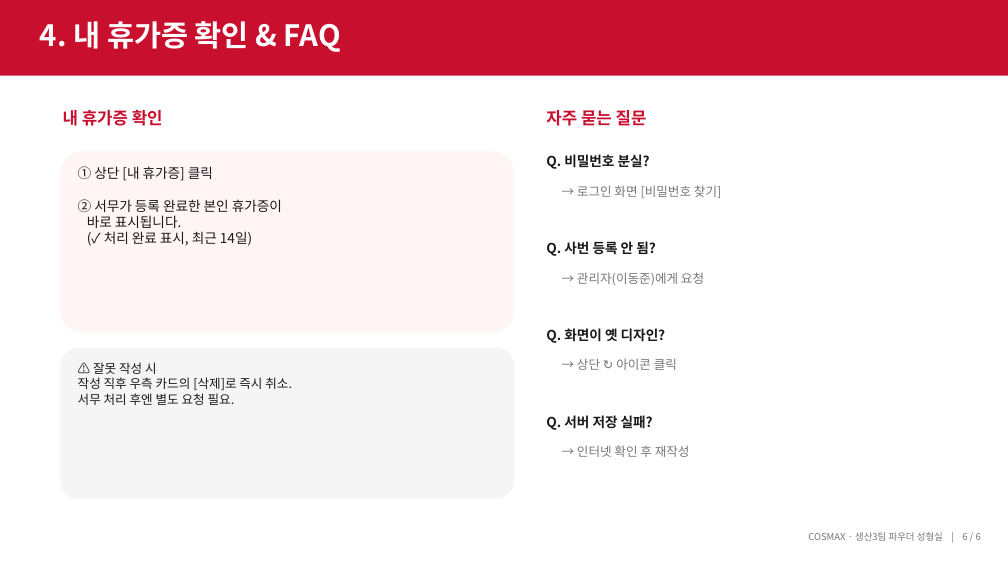
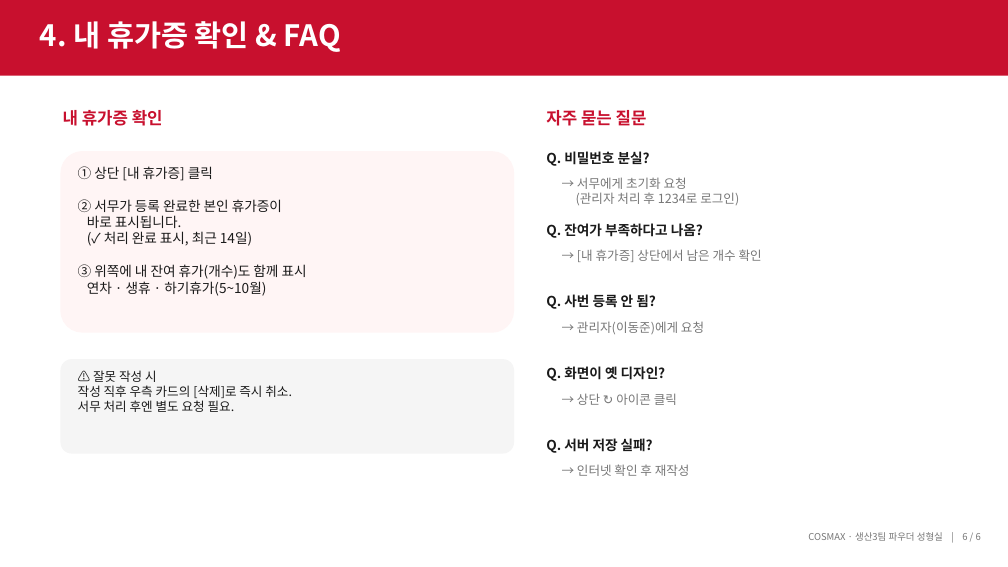
Before and after one commit to djlee-cosmax/Vacation-Permit-Auto-System, a slide deck: slide 6 of docs/휴가증 자동 반영 프로그램 안내 (작업자용).pptx. Drawn at 1008x567 pixels with LibreOffice and Linux fonts; fonts in the diff are those of the drawing. Boxes give left, top, right and bottom in pixels: in the first picture for what was removed or moved away, otherwise in the second. Text is boxed around its words. In the diff, an @@ line names an element or a change of style, - is before the commit and + after.

```diff
--- a/docs/휴가증 자동 반영 프로그램 안내 (작업자용).pptx
+++ b/docs/휴가증 자동 반영 프로그램 안내 (작업자용).pptx
@@ text at (78,166,307,296): text changed @@
-① 상단 [내 휴가증] 클릭
-② 서무가 등록 완료한 본인 휴가증이
-바로 표시됩니다.
-(✓ 처리 완료 표시, 최근 14일)
+① 상단 [내 휴가증] 클릭
+② 서무가 등록 완료한 본인 휴가증이
+바로 표시됩니다.
+(✓ 처리 완료 표시, 최근 14일)
+③ 위쪽에 내 잔여 휴가(개수)도 함께 표시
+연차 · 생휴 · 하기휴가(5~10월)
@@ text at (576,177,739,205): text changed @@
-→ 로그인 화면 [비밀번호 찾기]
+→ 서무에게 초기화 요청
+(관리자 처리 후 1234로 로그인)
@@ text added at (546,223,703,238), 13 pt, text #1A1A1A, bold @@
+Q. 잔여가 부족하다고 나옴?
@@ text added at (577,249,762,262), 12 pt, text #777777 @@
+→ [내 휴가증] 상단에서 남은 개수 확인
@@ text "Q. 사번 등록 안 됨?": place and size @@
-text "Q. 사번 등록 안 됨?" at (546,241,655,256)
+text "Q. 사번 등록 안 됨?" at (546,294,655,309)
@@ text "→ 관리자(이동준)에게 요청": place and size @@
-text "→ 관리자(이동준)에게 요청" at (577,272,704,285)
+text "→ 관리자(이동준)에게 요청" at (577,321,704,334)
@@ rounded rectangle: place and size @@
-rounded rectangle at (60,348,514,499)
+rounded rectangle at (60,359,514,454)
@@ text "⚠️ 잘못 작성 시 작성 ...": place and size @@
-text "⚠️ 잘못 작성 시 작성 ..." at (78,362,292,405)
+text "⚠️ 잘못 작성 시 작성 ..." at (78,370,292,412)
@@ text "Q. 화면이 옛 디자인?": place and size @@
-text "Q. 화면이 옛 디자인?" at (546,328,666,343)
+text "Q. 화면이 옛 디자인?" at (546,366,666,381)
@@ text "→ 상단 ↻ 아이콘 클릭": place and size @@
-text "→ 상단 ↻ 아이콘 클릭" at (577,358,677,370)
+text "→ 상단 ↻ 아이콘 클릭" at (577,393,677,405)
@@ text "Q. 서버 저장 실패?": place and size @@
-text "Q. 서버 저장 실패?" at (546,415,653,430)
+text "Q. 서버 저장 실패?" at (546,438,653,453)
@@ text "→ 인터넷 확인 후 재작성": place and size @@
-text "→ 인터넷 확인 후 재작성" at (577,445,690,457)
+text "→ 인터넷 확인 후 재작성" at (577,464,690,476)
```
Also in this commit, not shown: 3 other slides changed, 4 other files.
